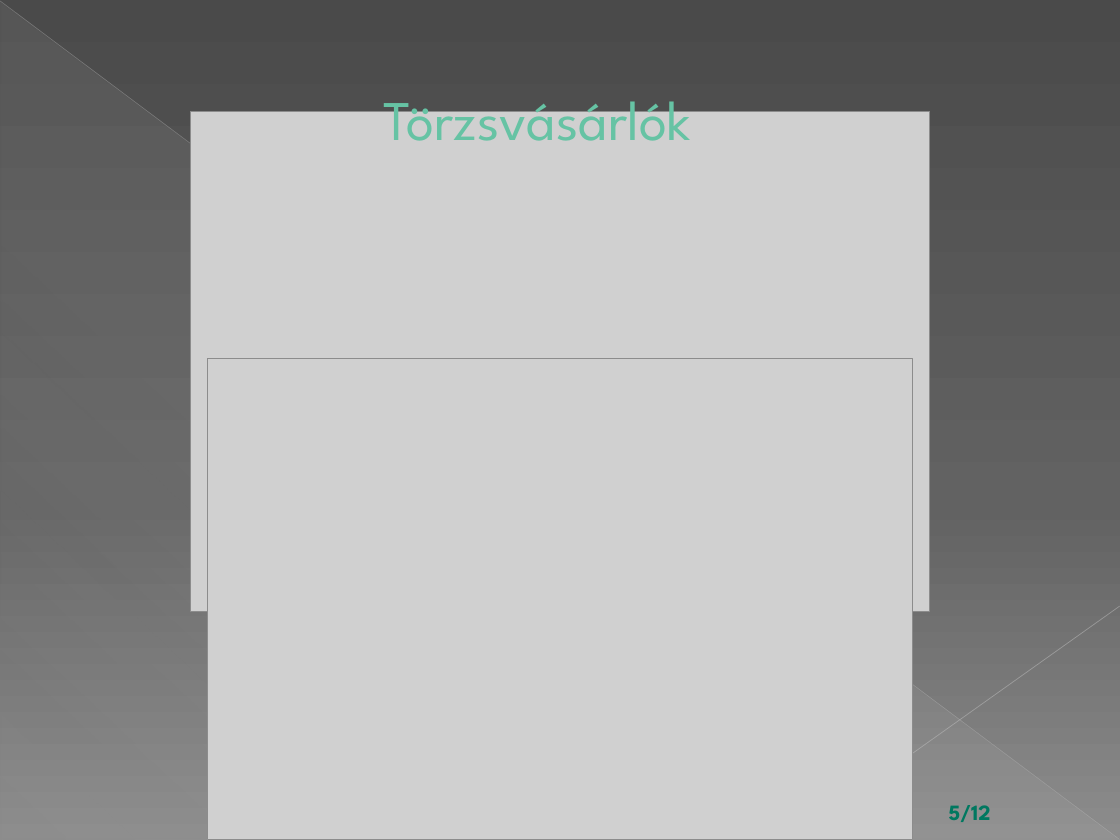
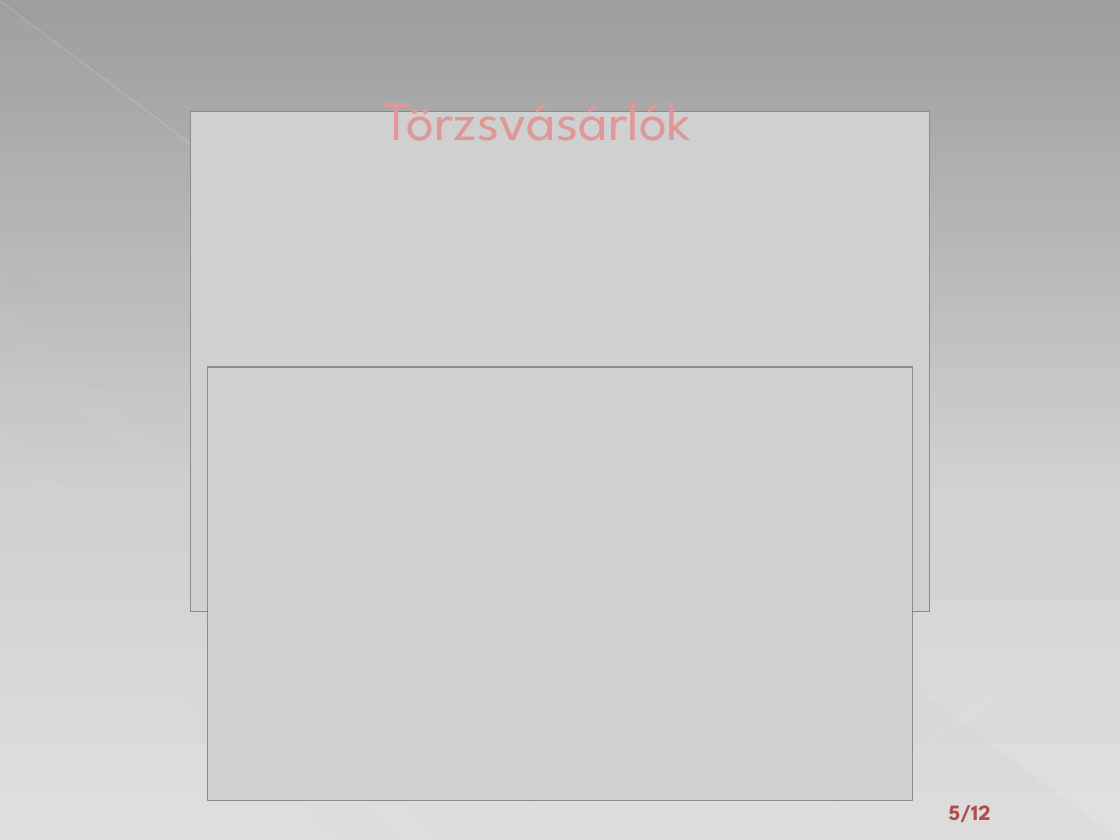
Before and after one commit to horeczky95/Szakdolgozat, a slide deck: slide 7 of ANTIKVÁR KÖNYVESBOLT.pptx. Drawn at 1120x840 pixels with LibreOffice and Linux fonts; fonts in the diff are those of the drawing; grey boxes stand for pictures. Boxes give left, top, right and bottom in pixels: in the first picture for what was removed or moved away, otherwise in the second. Text is boxed around its words. In the diff, an @@ line names an element or a change of style, - is before the commit and + after.

```diff
--- a/ANTIKVÁR KÖNYVESBOLT.pptx
+++ b/ANTIKVÁR KÖNYVESBOLT.pptx
@@ background gradient #4A4A4A to #626262 to #8C8C8C to gradient #9E9E9E to #D2D2D2 to #E0E0E0 @@
@@ line (0, 1) - (1119, 839): stroke #BFBFBF 0.39 pt to #ECECEC 0.39 pt @@
@@ right triangle at bbox=[1, 2, 1119, 840]: fill gradient #D2D2D2 to gradient #BDBDBD @@
@@ title "Törzsvásárlók" at bbox=[383, 83, 690, 112]: text colour #66C5A5 to #E09797, letter outline #006F59 0.5 pt to #8B5D5D 0.5 pt @@
@@ picture: place and size @@
-picture at bbox=[207, 358, 913, 840]
+picture at bbox=[207, 367, 913, 801]
@@ line (1120, 606) - (792, 839): stroke #C6C6C6 0.47 pt to #EDEDED 0.47 pt @@
@@ text "5/12" at bbox=[949, 805, 991, 822]: text colour #007860 to #AE4E4E @@
```
Also in this commit, not shown: 13 other slides changed, 24 other files.
